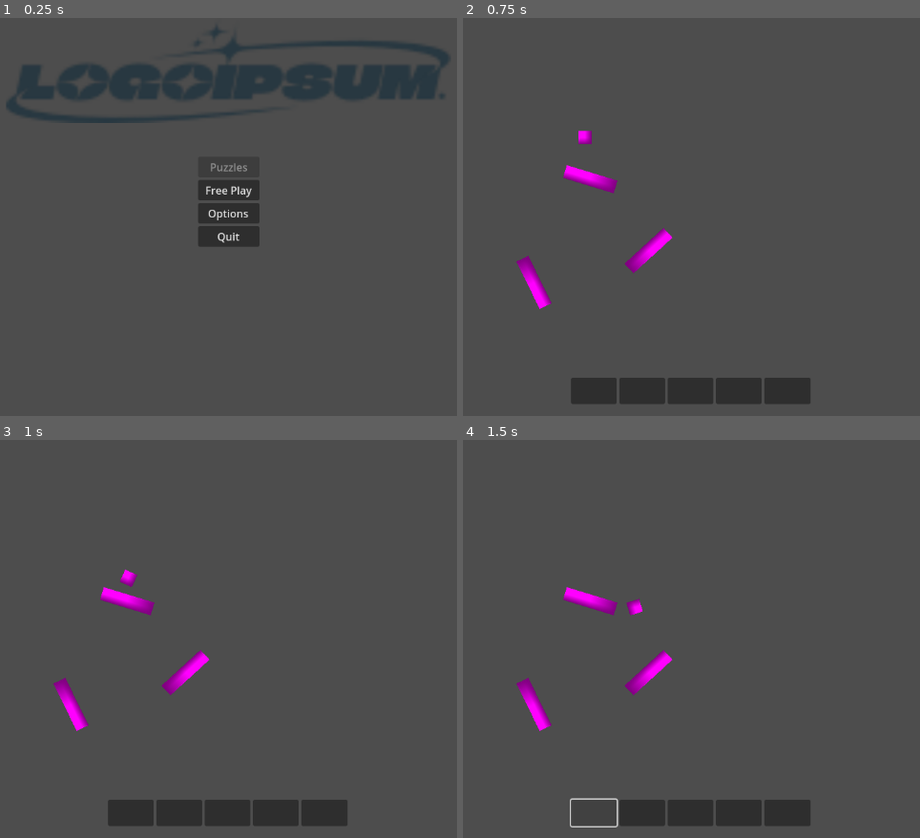
Above: before the commit, frames 1-4 (two rows, left to right).
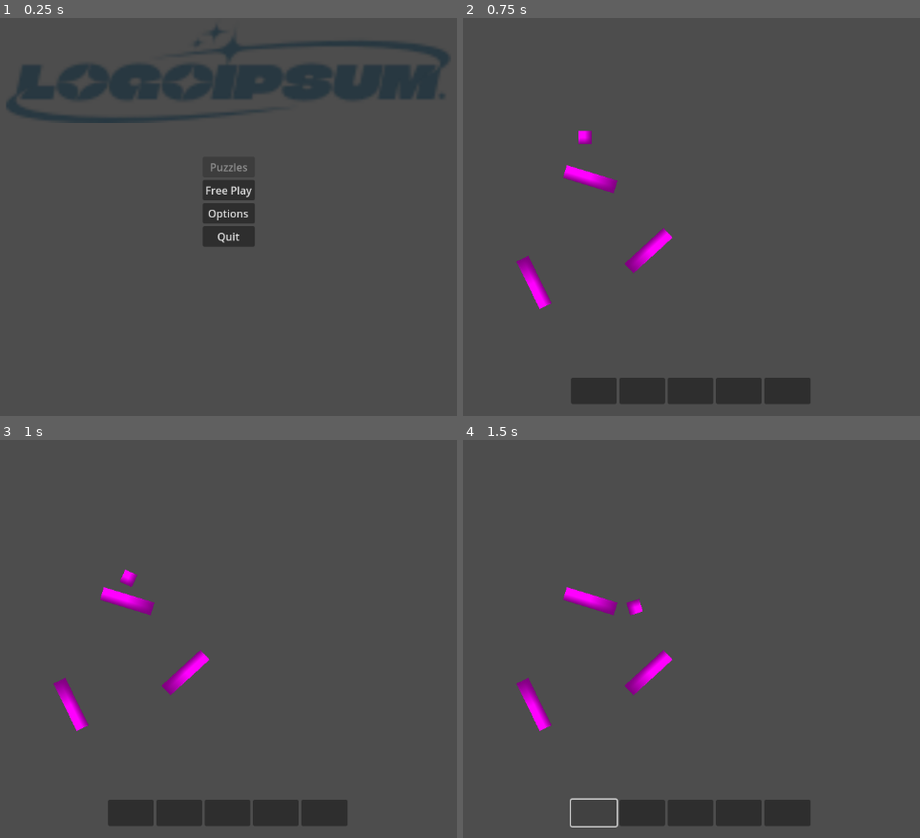
Above: after the commit, the same moments.

Repository: AlurienFlame/be-flat
Game: Godot game, scene res://scenes/main_menu.tscn
Same seed, same stepped clock (60 frames per second), same inputs: the game is played once before the commit and once after it.
Inputs (mouse positions are in pixels of both pictures, inside the frame that each line leads up to):
- Up to frame 1 (0.25 s): no input
- Up to frame 2 (0.75 s): click "Free Play" at 0.5 s
- Up to frame 3 (1 s): no input
- Up to frame 4 (1.5 s): click (595, 814) at 1.25 s

The runs differ from the first frame. In frame 1, 0.3% of the frame differs, in the area x 43-57%, y 40-58%; in frame 2, nothing differs; in frame 3, nothing differs; in frame 4, nothing differs.

Commit message:
add theme for main menu

Diff:
--- a/scenes/main_menu.tscn
+++ b/scenes/main_menu.tscn
@@ -1,7 +1,8 @@
-[gd_scene load_steps=3 format=3 uid="uid://cgshkgi5sfd58"]
+[gd_scene load_steps=4 format=3 uid="uid://cgshkgi5sfd58"]
 
 [ext_resource type="Script" uid="uid://3laxytqg0cr4" path="res://scripts/main_menu.gd" id="1_dmvif"]
 [ext_resource type="Texture2D" uid="uid://dvpd21gicv33h" path="res://images/title.svg" id="2_ekxnf"]
+[ext_resource type="Theme" uid="uid://mtjn7ey765jq" path="res://themes/menu_theme.tres" id="3_bqqt6"]
 
 [node name="MainMenu" type="Control"]
 layout_mode = 3
@@ -41,10 +42,10 @@
 anchor_top = 0.5
 anchor_right = 0.5
 anchor_bottom = 0.5
-offset_left = -46.5
-offset_top = -50.5
-offset_right = 46.5
-offset_bottom = 50.5
+offset_left = -35.5
+offset_top = -52.0
+offset_right = 35.5
+offset_bottom = 52.0
 grow_horizontal = 2
 grow_vertical = 2
 size_flags_horizontal = 4
@@ -52,20 +53,24 @@
 
 [node name="Puzzles" type="Button" parent="MainScreen/Buttons"]
 layout_mode = 2
+theme = ExtResource("3_bqqt6")
 disabled = true
 text = "Puzzles
 "
 
 [node name="Free Play" type="Button" parent="MainScreen/Buttons"]
 layout_mode = 2
+theme = ExtResource("3_bqqt6")
 text = "Free Play"
 
 [node name="Options" type="Button" parent="MainScreen/Buttons"]
 layout_mode = 2
+theme = ExtResource("3_bqqt6")
 text = "Options"
 
 [node name="Quit" type="Button" parent="MainScreen/Buttons"]
 layout_mode = 2
+theme = ExtResource("3_bqqt6")
 text = "Quit"
 
 [node name="OptionsScreen" type="VBoxContainer" parent="."]
@@ -84,6 +89,7 @@
 
 [node name="Back" type="Button" parent="OptionsScreen"]
 layout_mode = 2
+theme = ExtResource("3_bqqt6")
 text = "Back
 "
 
--- /dev/null
+++ b/themes/menu_theme.tres
@@ -0,0 +1,3 @@
+[gd_resource type="Theme" format=3 uid="uid://mtjn7ey765jq"]
+
+[resource]
